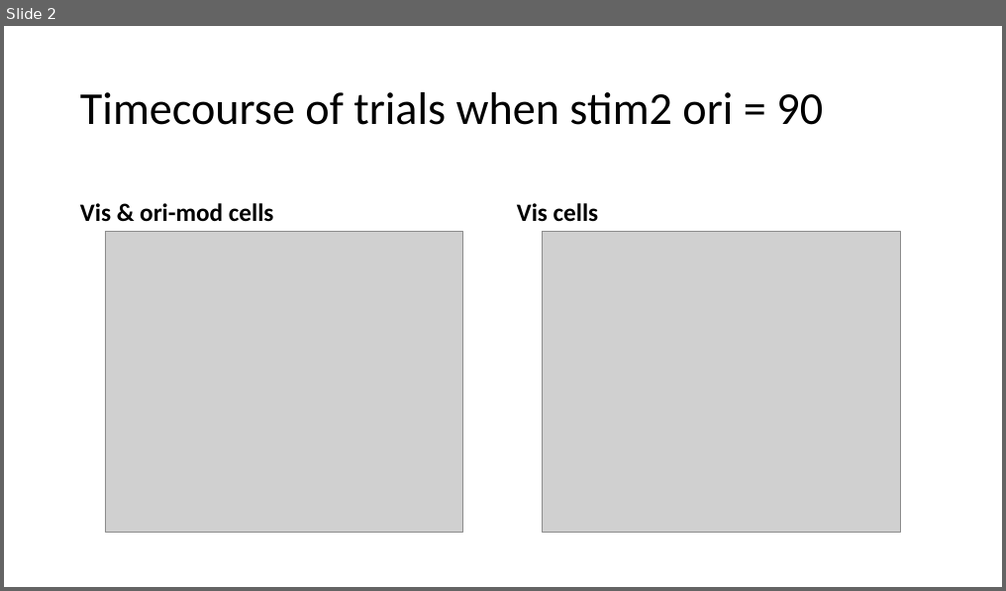
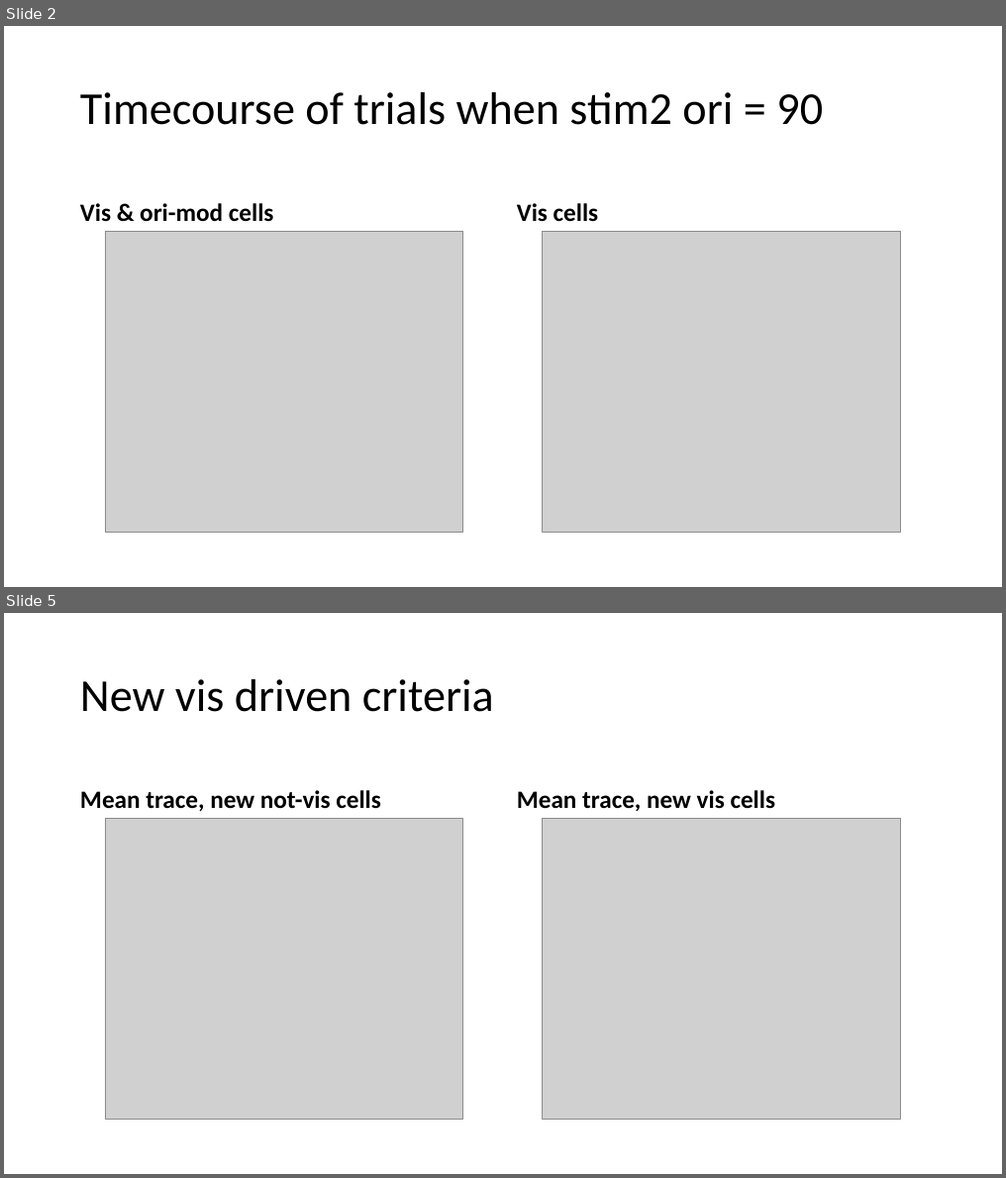
Before and after one commit to lanluo9/inter, a slide deck: results/tuning curve bias san check/TC.pptx. Shown one above the other, each under a label of ours: slide 2 before the commit, slides 2 and 5 after it; the slides between them are not shown. The pictures are 1006x591 and 1006x1178 pixels, drawn with LibreOffice and Linux fonts; fonts in the diff are those of the drawing; grey boxes stand for pictures. Boxes give left, top, right and bottom in pixels: in the first picture for what was removed or moved away, otherwise in the second. Text is boxed around its words. In the diff, an @@ line names an element or a change of style, - is before the commit and + after.

Commit message:
vis driven criteria adjust, and median vs mean trace

```diff
--- a/results/tuning curve bias san check/TC.pptx
+++ b/results/tuning curve bias san check/TC.pptx
@@ slide 5 added at (4,613,1002,1174), background #FFFFFF @@
@@ title added at (80,679,494,712), 44 pt, text #000000 @@
+New vis driven criteria
@@ text added at (80,790,381,812), 24 pt, text #000000, bold @@
+Mean trace, new not-vis cells
@@ text added at (517,790,776,811), 24 pt, text #000000, bold @@
+Mean trace, new vis cells
@@ picture added at (105,818,463,1120) @@
@@ picture added at (543,818,900,1120) @@
```
Also in this commit, not shown: 6 other slides added, 10 other files.
